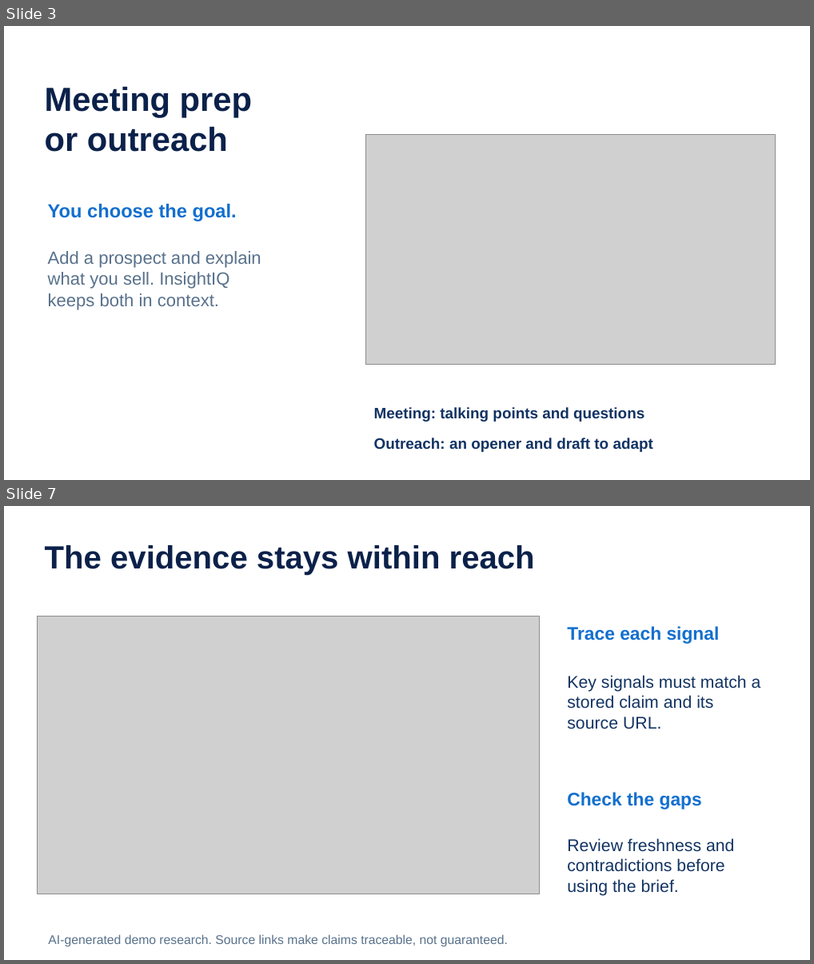
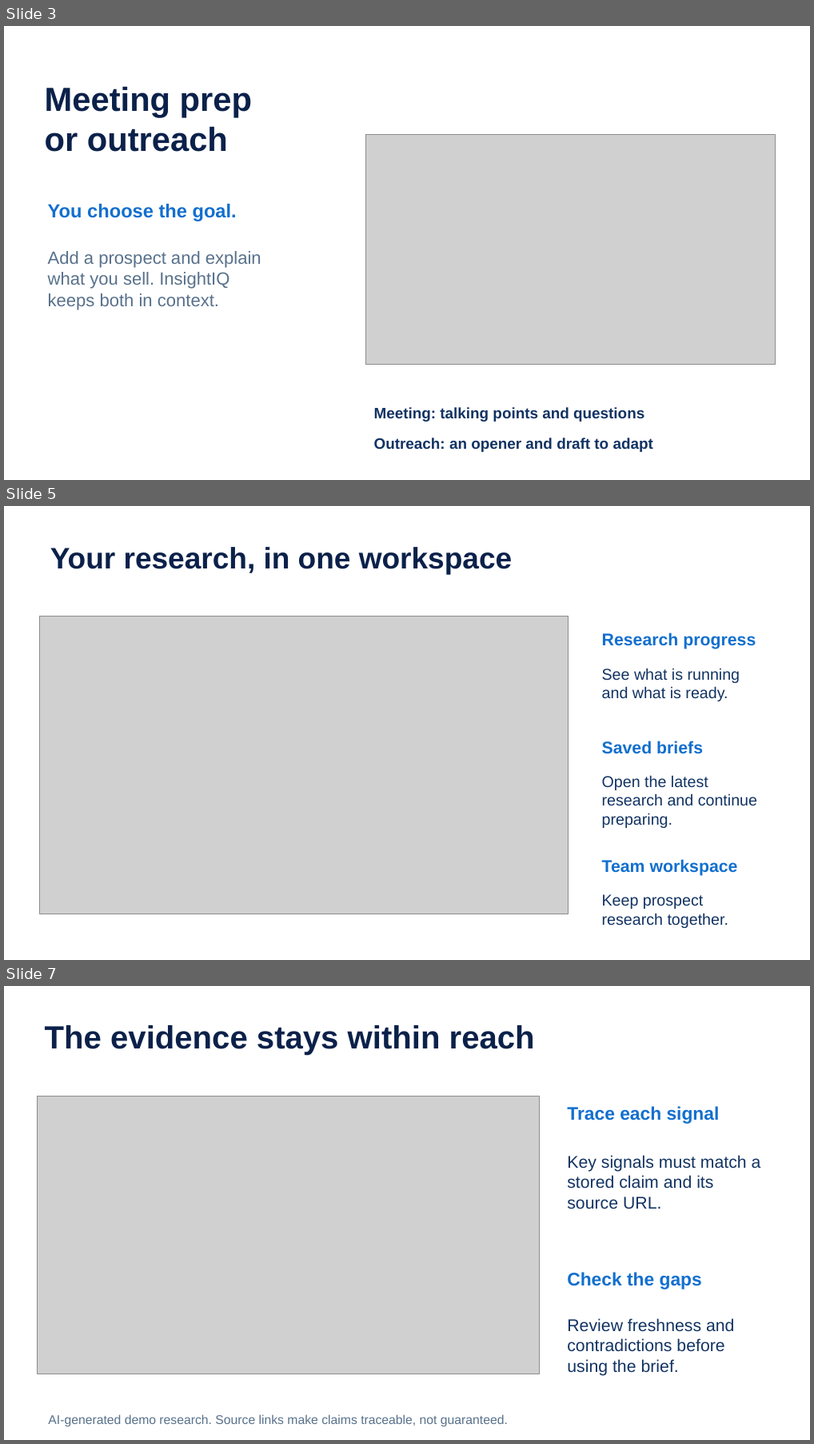
Before and after one commit to afnanahmadtariq/InsightIQ, a slide deck: presentation/InsightIQ-pitch-enhanced.pptx. Shown one above the other, each under a label of ours: slides 3 and 7 before the commit, slides 3, 5 and 7 after it; the slides between them are not shown. The pictures are 814x964 and 814x1444 pixels, drawn with LibreOffice and Linux fonts; fonts in the diff are those of the drawing; grey boxes stand for pictures. Boxes give left, top, right and bottom in pixels: in the first picture for what was removed or moved away, otherwise in the second. Text is boxed around its words. In the diff, an @@ line names an element or a change of style, - is before the commit and + after.

```diff
--- a/presentation/InsightIQ-pitch-enhanced.pptx
+++ b/presentation/InsightIQ-pitch-enhanced.pptx
@@ slide 5 added at (4,506,810,960), background #FFFFFF @@
@@ text added at (50,547,512,574), 35.2 pt, text #0B214A, bold @@
+Your research, in one workspace
@@ picture added at (40,616,569,914) @@
@@ text added at (602,632,756,649), 20.2 pt, text #126FCE, bold @@
+Research progress
@@ text added at (602,668,741,701), 18.8 pt, text #123363 @@
+See what is running and what is ready.
@@ text added at (602,740,703,754), 20.2 pt, text #126FCE, bold @@
+Saved briefs
@@ text added at (602,775,758,828), 18.8 pt, text #123363 @@
+Open the latest research and continue preparing.
@@ text added at (602,859,738,876), 20.2 pt, text #126FCE, bold @@
+Team workspace
@@ text added at (602,894,729,928), 18.8 pt, text #123363 @@
+Keep prospect research together.
```
Also in this commit, not shown: 3 slides changed, 2 other slides added, 3 slides removed, 8 other files.
